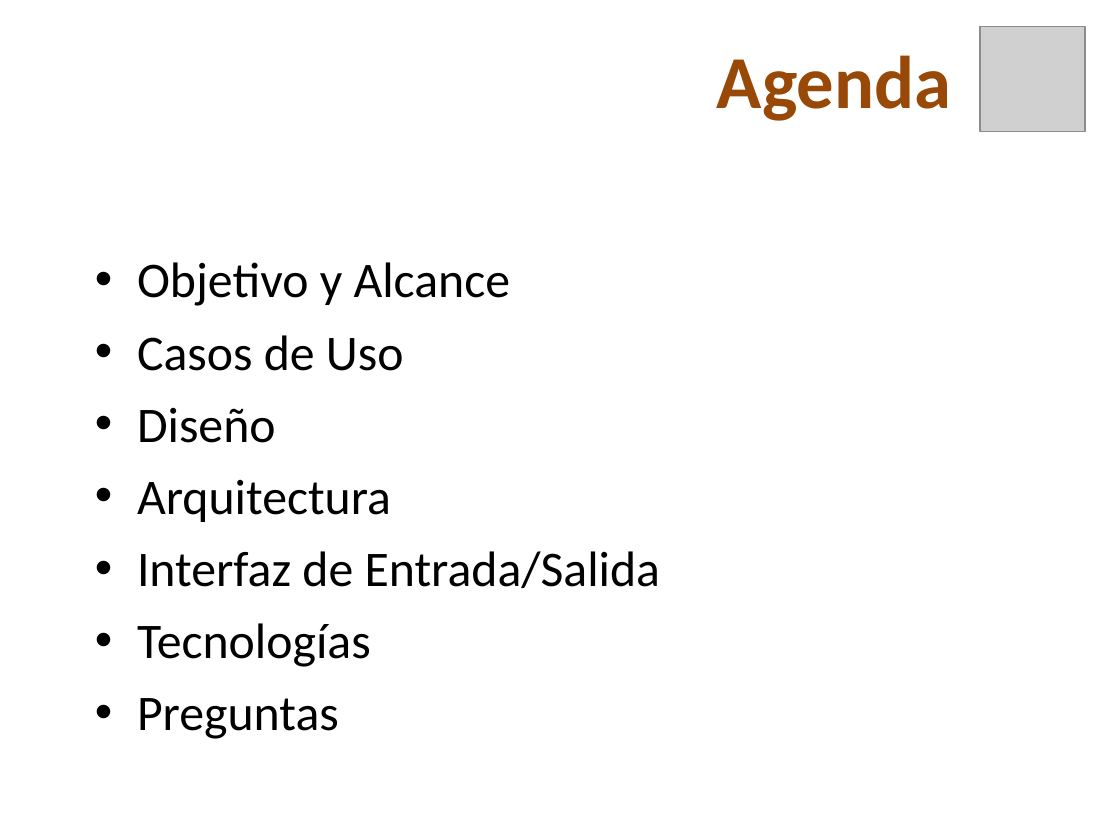
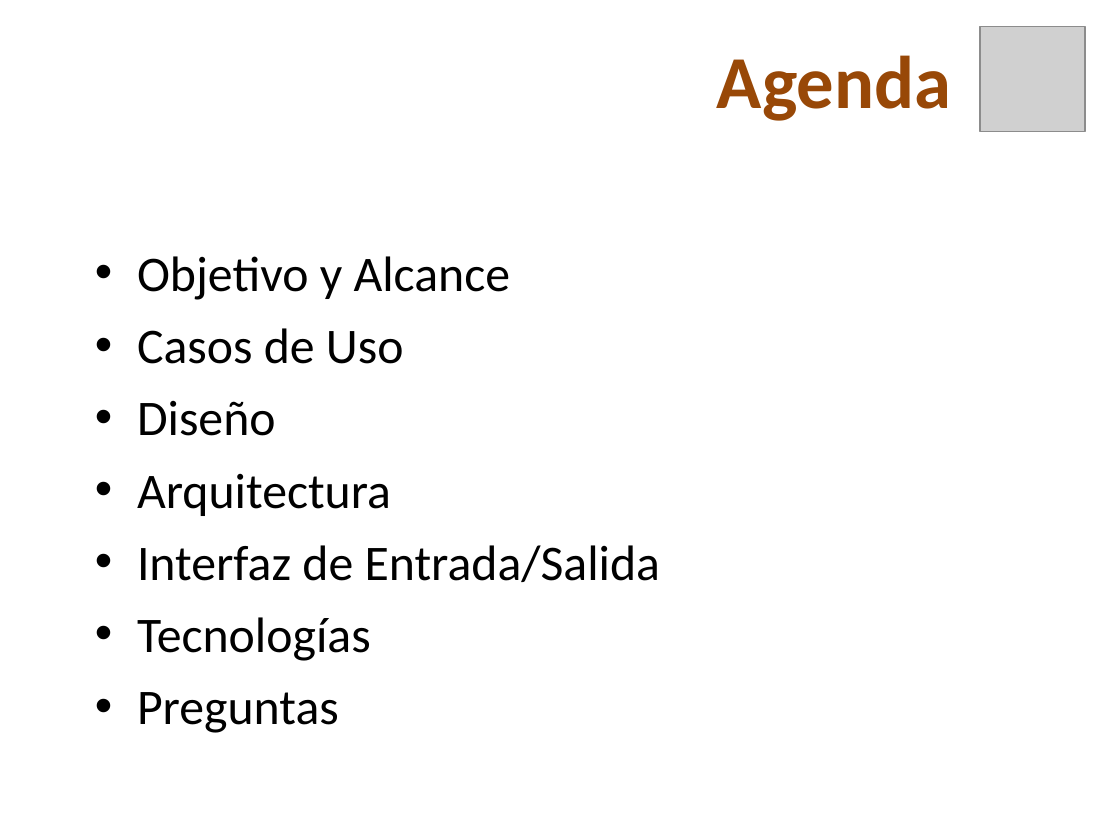
Before and after one commit to nicohen/taller-desarrollo-proyectos-i, a slide deck: slide 2 of Presentaciones/PresentacionDesarrollo.ppt. Drawn at 1120x840 pixels with LibreOffice and Linux fonts; fonts in the diff are those of the drawing; grey boxes stand for pictures; background and template pictures are left out. Boxes give left, top, right and bottom in pixels: in the first picture for what was removed or moved away, otherwise in the second. Text is boxed around its words. In the diff, an @@ line names an element or a change of style, - is before the commit and + after.

```diff
--- a/Presentaciones/PresentacionDesarrollo.ppt
+++ b/Presentaciones/PresentacionDesarrollo.ppt
@@ text "Objetivo y Alcance": place and size @@
-text "Objetivo y Alcance" at (137,262,661,739)
+text "Objetivo y Alcance" at (137,256,661,733)
```
Also in this commit, not shown: 2 other slides changed, 1 other file.
